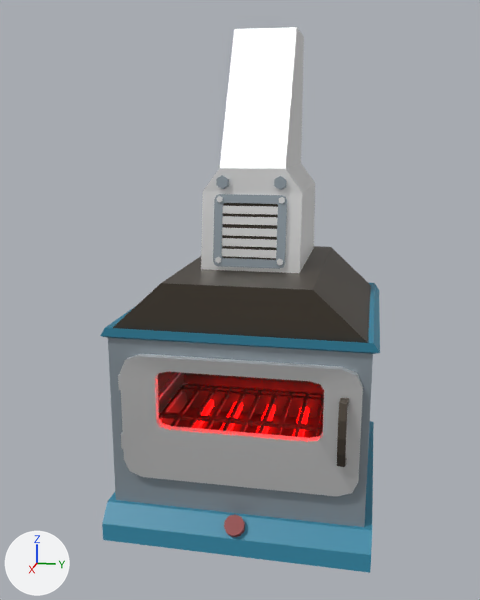
An edit to the FBX model Assets/_/_ART/_3D/3DModels/Workstation/3D_workstation_Oven.fbx, drawn before and after from the same camera.
Rendered twice from a camera (50 mm lens) standing at (1.89, 9.84, 3.31) and looking at (-3.79, 8.7, 1.89). Every picture has the same lights, and +X, +Y and +Z are marked at lower left. Where no turn or scale is listed for an object, it has been applied to the vertices. Vertices at the same position are counted once.

In view in the first picture: '3D_workstation_Oven_Box', '3D_workstation_Oven_Door', '3D_workstation_Oven_Grill'.
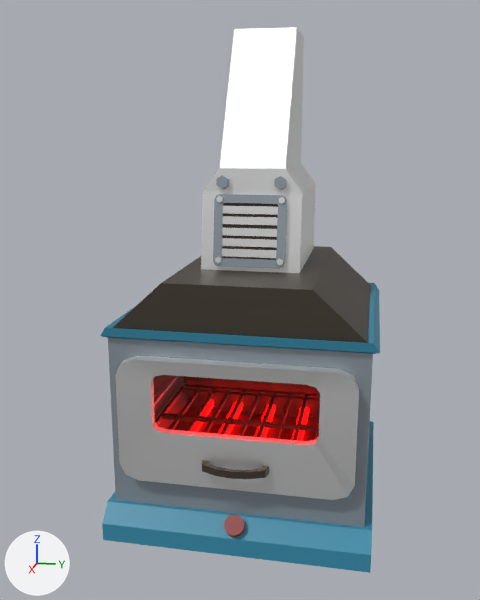
The newer file is also rescaled (x0.972), turned or shifted as a whole; pictures and numbers use the older file's frame.

Location of each change, [x1, y1, x2, y2] in pixels of the pictures (480 x 600 px; the box of a moved part takes in the faces that stretch with it):
'3D_workstation_Oven_Door', reshaped
    before: [118, 354, 363, 496]
    after: [115, 356, 359, 500]
part 1 of me_cube_038, moved or reshaped
    before: [120, 354, 363, 496]
    after: [115, 356, 359, 500]
part 2 of me_cube_038, moved or reshaped
    before: [337, 398, 349, 467]
    after: [202, 460, 269, 479]

What the commit changed:
me_cube_038 has 92 vertices, 86 faces and spans x -0.01..0.23, y 0.0..1.95, z -0.58..0.47.
me_cube_038 is used by ob_3d_workstation_oven_door; location (-2.97, 7.874, 1.15).
me_cube_038 part 1: the loose piece of 48 vertices spanning x -0.01..0.1, y 0.03..1.95, z -0.58..0.47 is moved by (0.03, -0.03, -0.02).
me_cube_038 part 2: the loose piece of 28 vertices spanning x 0.08..0.23, y 1.78..1.85, z -0.3..0.25 is multiplied about its middle by the matrix ((0.997, -0.083, 0.0), (0.0, 0.0, 1.0), (-0.083, -0.997, 0.0)), then moved by (0.02, -0.84, -0.37).
